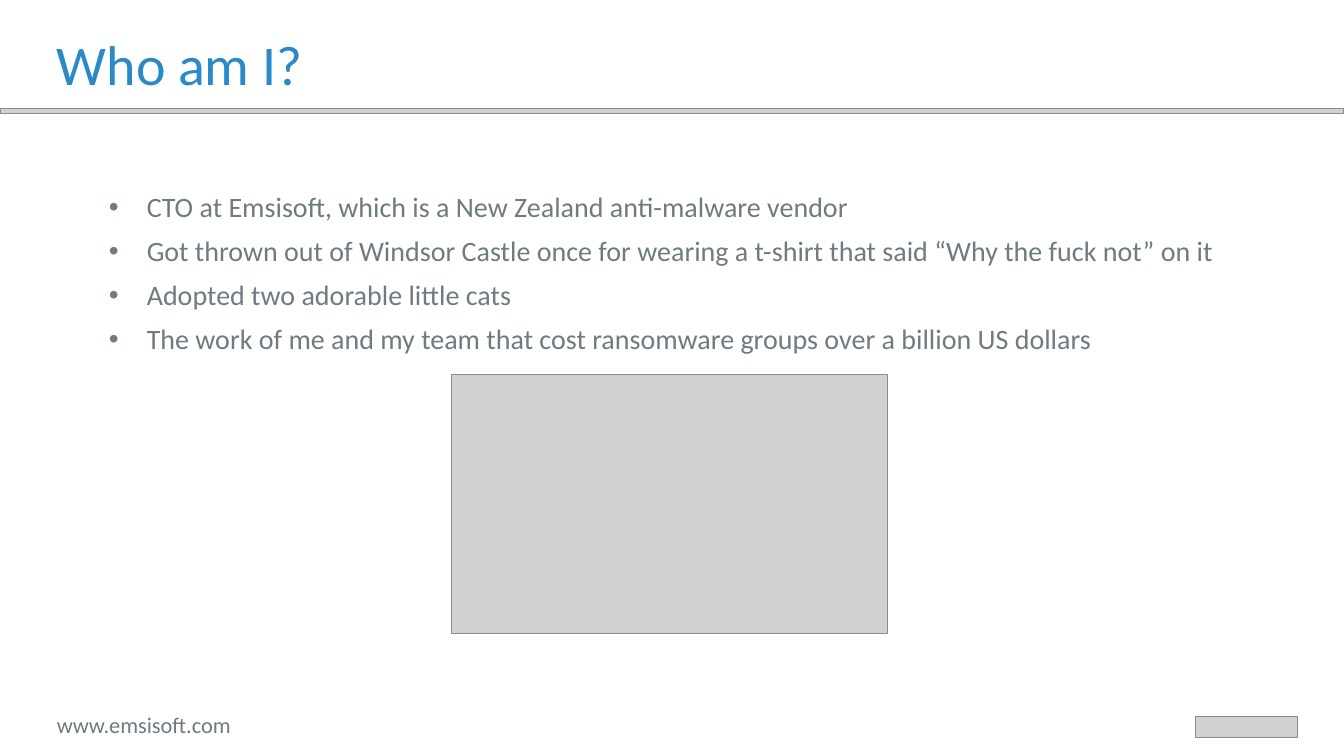
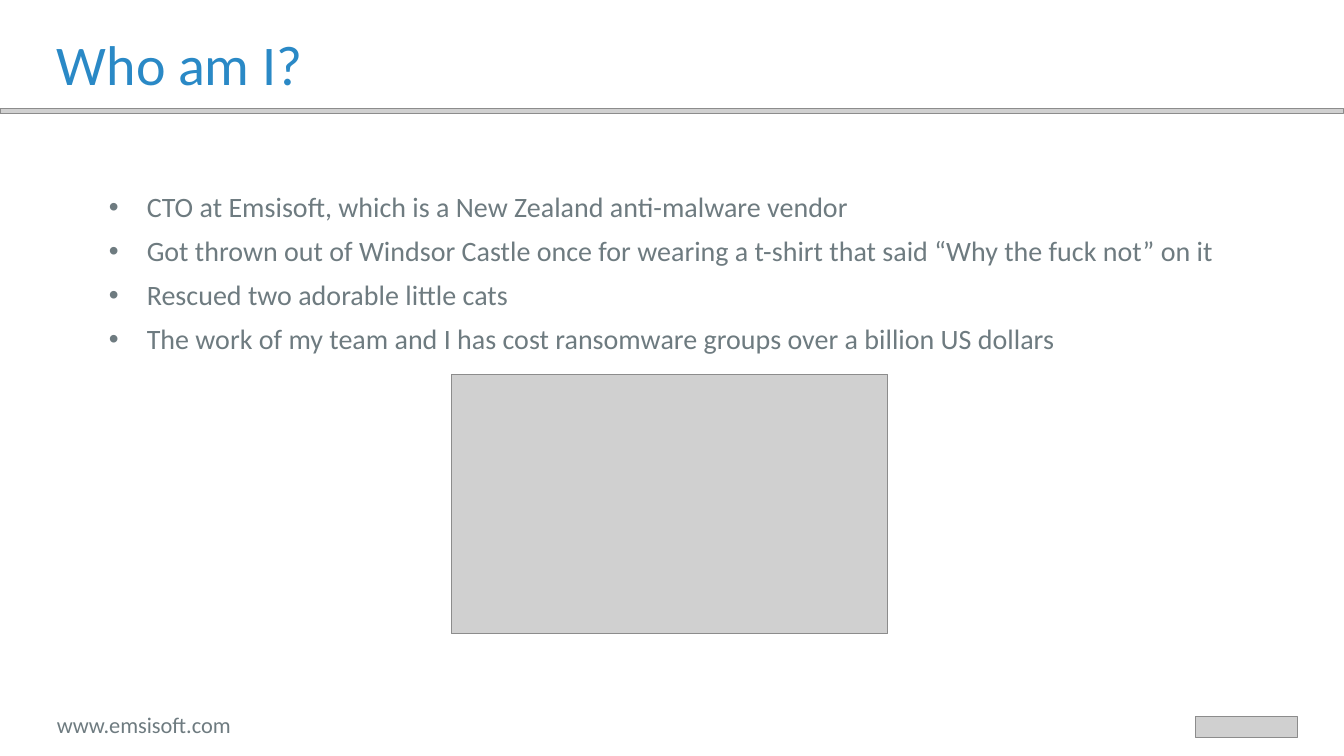
Before and after one commit to fwosar/presentations, a slide deck: slide 2 of oxford/Oxford_2019.pptx. Drawn at 1344x756 pixels with LibreOffice and Linux fonts; fonts in the diff are those of the drawing; grey boxes stand for pictures. Boxes give left, top, right and bottom in pixels: in the first picture for what was removed or moved away, otherwise in the second. Text is boxed around its words. In the diff, an @@ line names an element or a change of style, - is before the commit and + after.

Commit message:
Typos and stuff

```diff
--- a/oxford/Oxford_2019.pptx
+++ b/oxford/Oxford_2019.pptx
@@ text at (x1=147, y1=285, x2=1054, y2=354): text changed @@
-• Adopted two adorable little cats
-• The work of me and my team that cost ransomware groups over a billion US dollars
+• Rescued two adorable little cats
+• The work of my team and I has cost ransomware groups over a billion US dollars
```
Also in this commit, not shown: 5 other slides changed.
